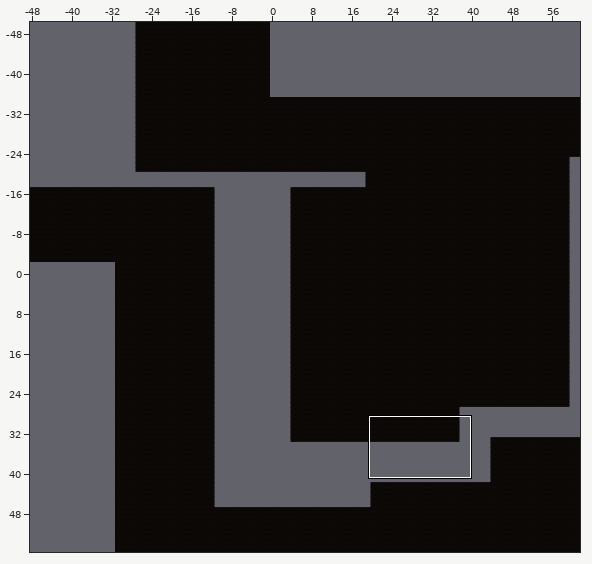
Tiled map -- Assets/Tiled/Level1TileMap/map1-0.tmx. Above: a wide view before the commit, with the close-up outlined.
Close-up. Old version:
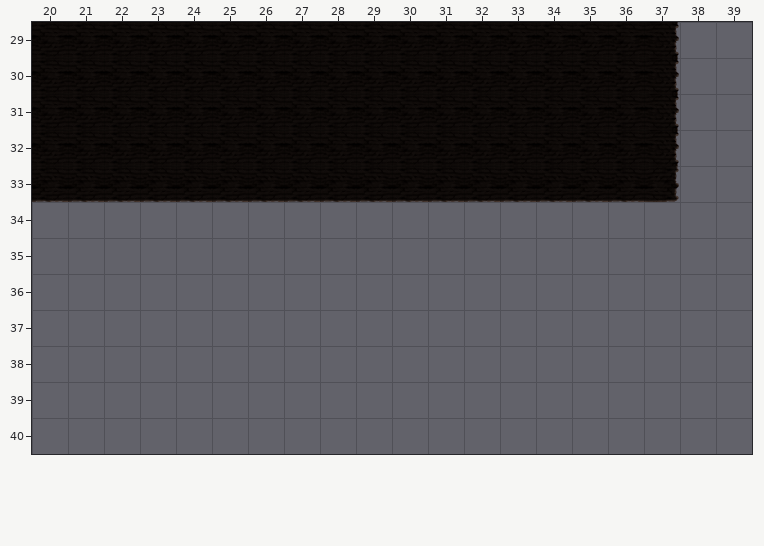
Cells are 256x256 px. Shown: x 20..39, y 29..40. The commit also changed other parts of the map, which this record leaves out.
After:
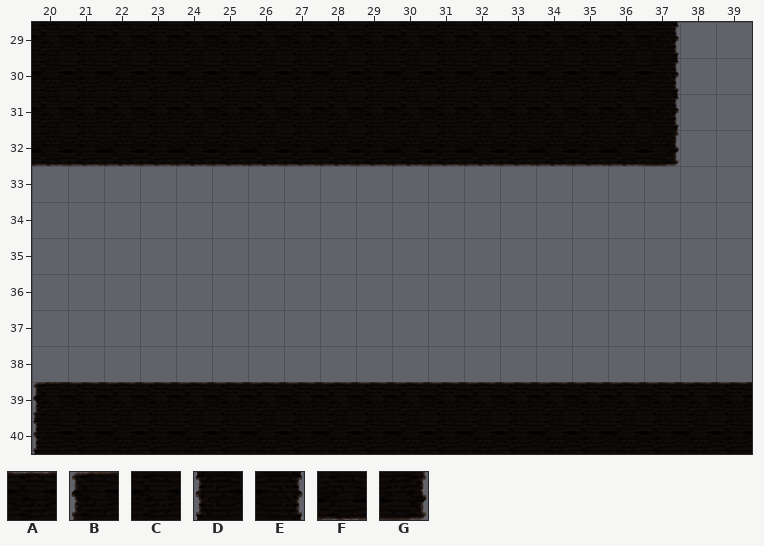
Key: from "Level1 Tileset": A 0, B 1, C 8, D 9, E 10, F 16, G 18.
_ is an empty cell, . an unchanged one.
Difference:
--- layer "ground"
@@ x 20..37 @@
-32 CCCCCCCCCCCCCCCCCE
-33 FFFFFFFFFFFFFFFFFG
+32 FFFFFFFFFFFFFFFFFG
+33 __________________
@@ x 20..39 @@
-39 ____________________
-40 ____________________
+39 BAAAAAAAAAAAAAAAAAAA
+40 DCCCCCCCCCCCCCCCCCCC
